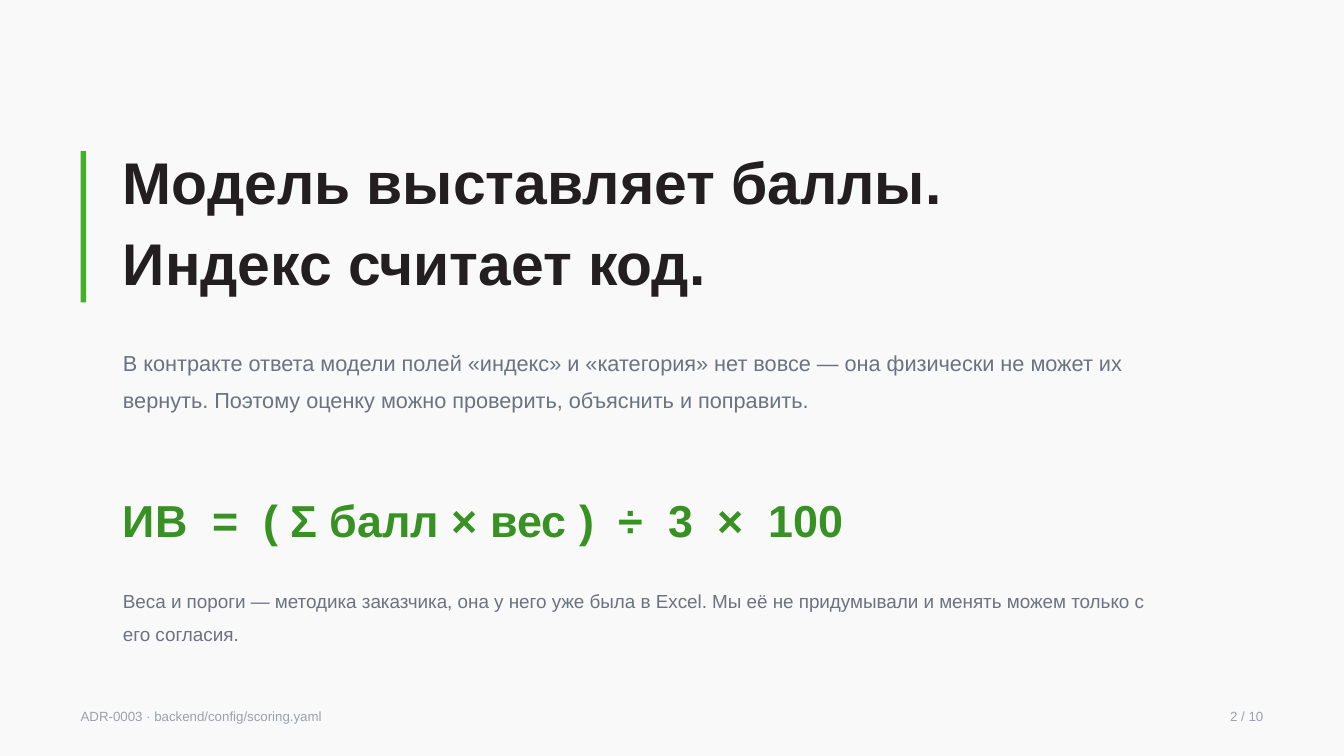
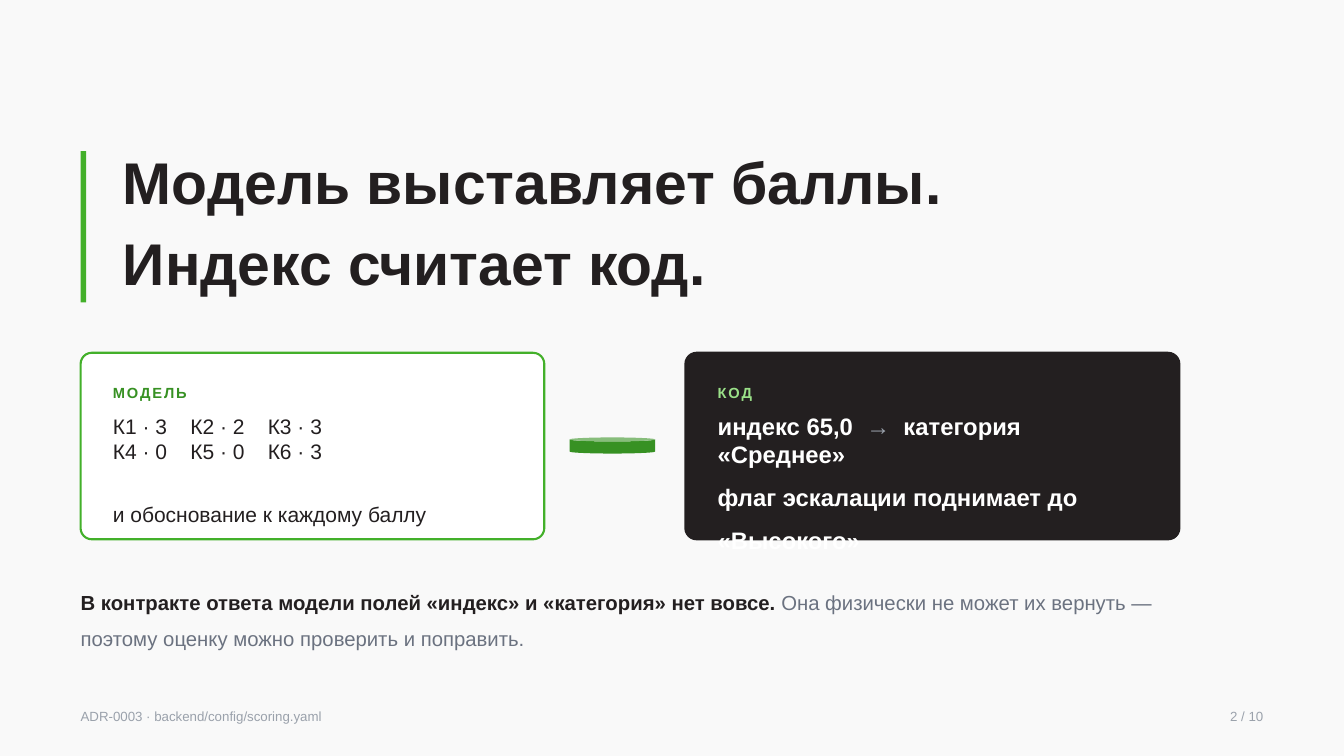
Before and after one commit to veceloe/ai-gpr-center-cifra, a slide deck: slide 3 of docs/product/build/presentation.pptx. Drawn at 1344x756 pixels with LibreOffice and Linux fonts; fonts in the diff are those of the drawing. Boxes give left, top, right and bottom in pixels: in the first picture for what was removed or moved away, otherwise in the second. Text is boxed around its words. In the diff, an @@ line names an element or a change of style, - is before the commit and + after.

```diff
--- a/docs/product/build/presentation.pptx
+++ b/docs/product/build/presentation.pptx
@@ rounded rectangle added at [81,353,544,539], fill #FFFFFF, outline #43B02A 1.5 pt @@
@@ rounded rectangle added at [686,353,1180,539], fill #231F20, outline #231F20 1.5 pt @@
@@ text added at [113,387,187,401], 10.5 pt, text #379123, bold @@
+МОДЕЛЬ
@@ text added at [718,388,752,401], 10.5 pt, text #9AE088, bold @@
+КОД
@@ text added at [113,419,426,526], 15 pt, text #231F20 @@
+К1 · 3 К2 · 2 К3 · 3
+К4 · 0 К5 · 0 К6 · 3
+и обоснование к каждому баллу
@@ text added at [718,418,1078,541], 13 pt, text #C8D4C8 @@
+индекс 65,0 → категория «Среднее»
+флаг эскалации поднимает до «Высокого»
@@ cylinder added at [570,438,655,454], fill #379123 @@
@@ text removed at [123,504,844,538] @@
-ИВ = ( Σ балл × вес ) ÷ 3 × 100
@@ text at [81,595,1125,650]: text changed; size 15.5 to 14.5 pt @@
-В контракте ответа модели полей «индекс» и «категория» нет вовсе — она физически не может их вернуть. Поэтому оценку можно проверить, объяснить и поправить.
+В контракте ответа модели полей «индекс» и «категория» нет вовсе. Она физически не может их вернуть — поэтому оценку можно проверить и поправить.
@@ text removed at [123,594,1144,641] @@
-Веса и пороги — методика заказчика, она у него уже была в Excel. Мы её не придумывали и менять можем только с его согласия.
```
Also in this commit, not shown: 1 other slide changed, 1 slide added, 1 slide removed, 5 other files.
